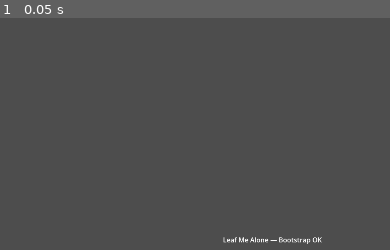
Above: before the commit, frame 1.
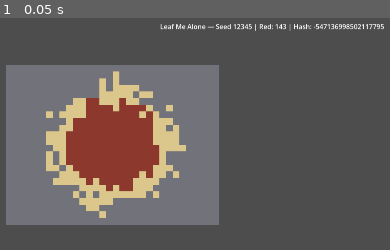
Above: after the commit, the same moment.

Repository: quocthai200x/Leaf-me-alone
Game: Godot game, scene res://scenes/main/bootstrap.tscn
Same seed, same stepped clock (60 frames per second), same inputs: the game is played once before the commit and once after it.
Inputs:
- Up to frame 1 (0.05 s): no input

The runs differ from the first frame. In frame 1, 39% of the frame differs, in the area x 1-99%, y 2-98%.

Commit message:
Add GridData, GridRenderer, and seeded tropical map (Story 1.3).
Generates reproducible 32x24 island from master_seed; GridRenderer syncs TileMapLayer from GridData only. Godot 4.7.1 boot verified.

Diff:
--- a/leaf-me-alone/autoload/content_registry.gd
+++ b/leaf-me-alone/autoload/content_registry.gd
@@ -189,7 +189,7 @@
 	while file_name != "":
 		if not dir.current_is_dir() and file_name.ends_with(".json"):
 			var file_path := dir_path.path_join(file_name)
-			var data := _parse_json_file(file_path)
+			var data: Variant = _parse_json_file(file_path)
 			if typeof(data) == TYPE_DICTIONARY:
 				entries.append(data)
 		file_name = dir.get_next()
@@ -198,7 +198,7 @@
 
 
 func _load_json_array(path: String) -> Array:
-	var data := _parse_json_file(path)
+	var data: Variant = _parse_json_file(path)
 	if data == null:
 		return []
 	if typeof(data) != TYPE_ARRAY:
--- a/leaf-me-alone/autoload/run_manager.gd
+++ b/leaf-me-alone/autoload/run_manager.gd
@@ -2,12 +2,22 @@
 ## Events emitted: STATE_CHANGED (via EventBus)
 ## Events listened: none
 
+const GridDataRes := preload("res://scripts/data/grid_data.gd")
+
 var _state: int = RunStateEnum.State.MainMenu
 var run_state: RunState = RunState.new()
+var grid_data: GridDataRes
 
 
 func get_state() -> int:
 	return _state
+
+
+func start_run(seed_value: int) -> GridDataRes:
+	run_state.init_from_seed(seed_value)
+	grid_data = GridDataRes.new()
+	grid_data.generate_from_seed(run_state.master_seed)
+	return grid_data
 
 
 func can_transition_to(_to_state: int) -> bool:
--- a/leaf-me-alone/scenes/main/bootstrap.gd
+++ b/leaf-me-alone/scenes/main/bootstrap.gd
@@ -1,9 +1,31 @@
 extends Control
+
+const GRID_RENDERER_SCENE := preload("res://scenes/run/grid_renderer.tscn")
+const GridDataRes := preload("res://scripts/data/grid_data.gd")
+const SoilTypeRes := preload("res://scripts/data/soil_type.gd")
+const TEST_SEED := 12345
 
 
 func _ready() -> void:
-	if ContentRegistry.is_loaded():
-		$Label.text = tr("Leaf Me Alone — Bootstrap OK")
-	else:
+	if not ContentRegistry.is_loaded():
 		$Label.text = tr("Leaf Me Alone — Content load FAILED")
 		push_error("Bootstrap: ContentRegistry failed to load critical content")
+		return
+
+	var grid_a: GridDataRes = GridDataRes.new()
+	grid_a.generate_from_seed(TEST_SEED)
+	var grid_b: GridDataRes = GridDataRes.new()
+	grid_b.generate_from_seed(TEST_SEED)
+	if grid_a.compute_layout_hash() != grid_b.compute_layout_hash():
+		push_error("Bootstrap: seed reproducibility check failed for seed %d" % TEST_SEED)
+
+	var grid: GridDataRes = RunManager.start_run(TEST_SEED)
+	var renderer: Node2D = GRID_RENDERER_SCENE.instantiate()
+	renderer.position = Vector2(320, 120)
+	add_child(renderer)
+	renderer.sync_from_grid_data(grid)
+
+	$Label.text = tr(
+		"Leaf Me Alone — Seed %d | Red: %d | Hash: %d"
+		% [TEST_SEED, grid.count_soil(SoilTypeRes.Type.RED), grid.compute_layout_hash()]
+	)
--- a/leaf-me-alone/scenes/main/bootstrap.tscn
+++ b/leaf-me-alone/scenes/main/bootstrap.tscn
@@ -13,16 +13,10 @@
 
 [node name="Label" type="Label" parent="."]
 layout_mode = 1
-anchors_preset = 8
-anchor_left = 0.5
-anchor_top = 0.5
-anchor_right = 0.5
-anchor_bottom = 0.5
-offset_left = -200.0
-offset_top = -11.5
-offset_right = 200.0
-offset_bottom = 11.5
+anchors_preset = 10
+anchor_right = 1.0
+offset_top = 16.0
+offset_bottom = 42.0
 grow_horizontal = 2
-grow_vertical = 2
 text = "Leaf Me Alone — Bootstrap OK"
 horizontal_alignment = 1
--- /dev/null
+++ b/leaf-me-alone/scenes/run/grid_renderer.tscn
@@ -0,0 +1,8 @@
+[gd_scene load_steps=2 format=3 uid="uid://grid_renderer_scene"]
+
+[ext_resource type="Script" path="res://scripts/systems/grid_renderer.gd" id="1_grid_renderer"]
+
+[node name="GridRenderer" type="Node2D"]
+script = ExtResource("1_grid_renderer")
+
+[node name="TileMapLayer" type="TileMapLayer" parent="."]
--- /dev/null
+++ b/leaf-me-alone/scripts/data/grid_data.gd
@@ -0,0 +1,115 @@
+class_name GridData
+extends Resource
+
+const SoilTypeRes := preload("res://scripts/data/soil_type.gd")
+const DEFAULT_WIDTH := 32
+const DEFAULT_HEIGHT := 24
+
+var width: int = DEFAULT_WIDTH
+var height: int = DEFAULT_HEIGHT
+var _cells: Array = []
+
+
+func generate_from_seed(master_seed: int) -> void:
+	width = DEFAULT_WIDTH
+	height = DEFAULT_HEIGHT
+	_cells.clear()
+	_cells.resize(width * height)
+
+	var rng := RandomNumberGenerator.new()
+	rng.seed = master_seed
+
+	var center := Vector2(width * 0.5, height * 0.5)
+	var island_radius := minf(width, height) * 0.38
+
+	for y in height:
+		for x in width:
+			var pos := Vector2i(x, y)
+			var dist := Vector2(x + 0.5, y + 0.5).distance_to(center)
+			var noise := rng.randf_range(-1.8, 1.8)
+			var effective_radius := island_radius + noise
+			var soil: int = SoilTypeRes.Type.ROCK
+			if dist <= effective_radius * 0.72:
+				soil = SoilTypeRes.Type.RED
+			elif dist <= effective_radius:
+				soil = SoilTypeRes.Type.SAND
+			_set_cell_raw(pos, _make_cell(soil))
+
+
+func get_cell(pos: Vector2i) -> Dictionary:
+	if not is_in_bounds(pos):
+		return {}
+	return _cells[_index(pos)].duplicate(true)
+
+
+func set_cell_soil(pos: Vector2i, soil: int) -> bool:
+	if not is_in_bounds(pos):
+		return false
+	var cell: Dictionary = _cells[_index(pos)]
+	cell["soil_type"] = soil
+	cell["movement_cost"] = _movement_cost_for_soil(soil)
+	_cells[_index(pos)] = cell
+	return true
+
+
+func get_soil_type(pos: Vector2i) -> int:
+	if not is_in_bounds(pos):
+		return SoilTypeRes.Type.ROCK
+	return int(_cells[_index(pos)]["soil_type"])
+
+
+func is_in_bounds(pos: Vector2i) -> bool:
+	return pos.x >= 0 and pos.y >= 0 and pos.x < width and pos.y < height
+
+
+func world_to_grid(world_pos: Vector2, cell_size: float = 32.0) -> Vector2i:
+	return Vector2i(floori(world_pos.x / cell_size), floori(world_pos.y / cell_size))
+
+
+func count_soil(soil: int) -> int:
+	var total := 0
+	for cell in _cells:
+		if int(cell["soil_type"]) == soil:
+			total += 1
+	return total
+
+
+func compute_layout_hash() -> int:
+	var hash := width
+	hash = hash * 31 + height
+	for cell in _cells:
+		hash = hash * 31 + int(cell["soil_type"])
+		hash = hash * 31 + int(cell["occupied"])
+		hash = hash * 31 + int(cell["depleted"])
+	return hash
+
+
+func _index(pos: Vector2i) -> int:
+	return pos.y * width + pos.x
+
+
+func _set_cell_raw(pos: Vector2i, cell: Dictionary) -> void:
+	_cells[_index(pos)] = cell
+
+
+func _make_cell(soil: int) -> Dictionary:
+	return {
+		"soil_type": soil,
+		"occupied": false,
+		"depleted": false,
+		"structure_ref": -1,
+		"concrete_overlay": false,
+		"movement_cost": _movement_cost_for_soil(soil),
+	}
+
+
+static func _movement_cost_for_soil(soil: int) -> float:
+	match soil:
+		SoilTypeRes.Type.RED:
+			return 1.0
+		SoilTypeRes.Type.SAND:
+			return 1.2
+		SoilTypeRes.Type.MOLD:
+			return 1.5
+		_:
+			return 99.0
--- a/leaf-me-alone/scripts/data/run_state.gd
+++ b/leaf-me-alone/scripts/data/run_state.gd
@@ -4,3 +4,13 @@
 @export var master_seed: int = 0
 @export var dogecoin: int = 0
 @export var wave_index: int = 0
+
+var map_rng: RandomNumberGenerator
+
+
+func init_from_seed(seed_value: int) -> void:
+	master_seed = seed_value
+	dogecoin = 0
+	wave_index = 0
+	map_rng = RandomNumberGenerator.new()
+	map_rng.seed = master_seed
--- /dev/null
+++ b/leaf-me-alone/scripts/data/soil_type.gd
@@ -0,0 +1,9 @@
+class_name SoilType
+extends RefCounted
+
+enum Type {
+	RED,
+	SAND,
+	ROCK,
+	MOLD,
+}
--- /dev/null
+++ b/leaf-me-alone/scripts/systems/grid_renderer.gd
@@ -0,0 +1,60 @@
+extends Node2D
+## Events emitted: none
+## Events listened: none
+## Renders GridData only — never mutates grid authority.
+
+const TILE_SIZE := 16
+const GridDataRes := preload("res://scripts/data/grid_data.gd")
+const SoilTypeRes := preload("res://scripts/data/soil_type.gd")
+
+@onready var _tile_map: TileMapLayer = $TileMapLayer
+
+
+func _ready() -> void:
+	_build_greybox_tileset()
+
+
+func sync_from_grid_data(grid: GridDataRes) -> void:
+	_tile_map.clear()
+	for y in grid.height:
+		for x in grid.width:
+			var pos := Vector2i(x, y)
+			var soil: int = grid.get_soil_type(pos)
+			_tile_map.set_cell(pos, 0, _atlas_for_soil(soil))
+
+
+func _build_greybox_tileset() -> void:
+	var image := Image.create(TILE_SIZE * 4, TILE_SIZE, false, Image.FORMAT_RGBA8)
+	_fill_tile_color(image, 0, Color(0.55, 0.22, 0.18)) # RED soil
+	_fill_tile_color(image, 1, Color(0.86, 0.78, 0.55)) # SAND
+	_fill_tile_color(image, 2, Color(0.45, 0.45, 0.48)) # ROCK
+	_fill_tile_color(image, 3, Color(0.35, 0.55, 0.30)) # MOLD
+
+	var texture := ImageTexture.create_from_image(image)
+	var tile_set := TileSet.new()
+	var source := TileSetAtlasSource.new()
+	source.texture = texture
+	source.texture_region_size = Vector2i(TILE_SIZE, TILE_SIZE)
+	for atlas_x in 4:
+		source.create_tile(Vector2i(atlas_x, 0))
+	tile_set.add_source(source, 0)
+	_tile_map.tile_set = tile_set
+	_tile_map.rendering_quadrant_size = TILE_SIZE
+
+
+func _fill_tile_color(image: Image, tile_index: int, color: Color) -> void:
+	for y in TILE_SIZE:
+		for x in TILE_SIZE:
+			image.set_pixel(tile_index * TILE_SIZE + x, y, color)
+
+
+func _atlas_for_soil(soil: int) -> Vector2i:
+	match soil:
+		SoilTypeRes.Type.RED:
+			return Vector2i(0, 0)
+		SoilTypeRes.Type.SAND:
+			return Vector2i(1, 0)
+		SoilTypeRes.Type.MOLD:
+			return Vector2i(3, 0)
+		_:
+			return Vector2i(2, 0)
Not shown, added: leaf-me-alone/autoload/content_registry.gd.uid
Not shown, added: leaf-me-alone/autoload/event_bus.gd.uid
Not shown, added: leaf-me-alone/autoload/run_manager.gd.uid
Not shown, added: leaf-me-alone/autoload/save_manager.gd.uid
Not shown, added: leaf-me-alone/scenes/main/bootstrap.gd.uid
Not shown, added: leaf-me-alone/scripts/data/ape_role_def.gd.uid
Not shown, added: leaf-me-alone/scripts/data/run_event.gd.uid
Not shown, added: leaf-me-alone/scripts/data/run_state.gd.uid
Not shown, added: leaf-me-alone/scripts/data/run_state_enum.gd.uid
Not shown, added: leaf-me-alone/scripts/data/species_def.gd.uid
Not shown, added: _bmad-output/implementation-artifacts/1-3-griddata-gridrenderer-and-seeded-tropical-map.md
Not shown, changed: _bmad-output/implementation-artifacts/sprint-status.yaml
